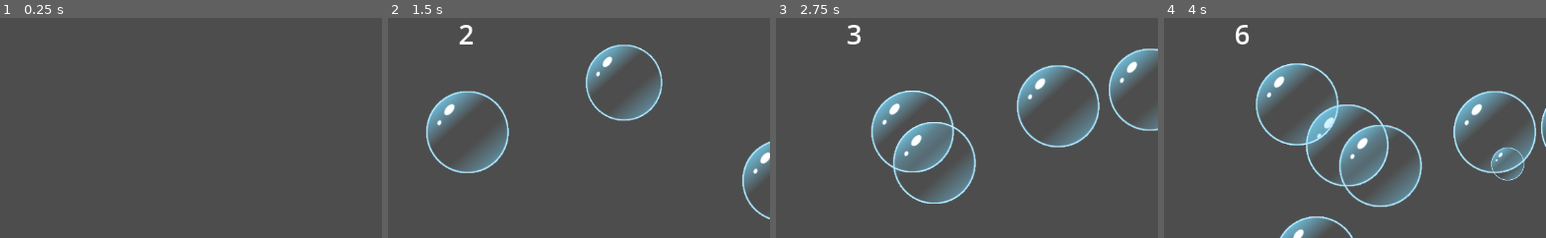
Above: before the commit, frames 1-4 (left to right).
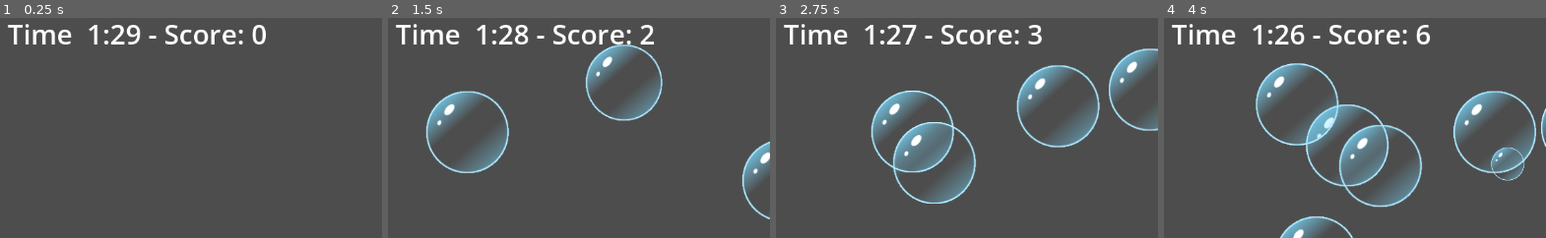
Above: after the commit, the same moments.

Repository: pkasprzyk/ggj2025
Game: Godot game, scene res://main.tscn
Same seed, same stepped clock (60 frames per second), same inputs: the game is played once before the commit and once after it.
Inputs (mouse positions are % of the whole screen's width and height, from its top left):
- Up to frame 1 (0.25 s): no input
- Up to frame 2 (1.5 s): move the mouse to (49, 80) at 0.52 s; click (49, 80) at 0.67 s; move the mouse to (23, 28) at 1.27 s; click (23, 28) at 1.42 s
- Up to frame 3 (2.75 s): move the mouse to (33, 60) at 2.02 s; click (33, 60) at 2.17 s
- Up to frame 4 (4 s): move the mouse to (58, 61) at 2.77 s; click (58, 61) at 2.92 s; move the mouse to (84, 52) at 3.52 s; click (84, 52) at 3.67 s
The pictures show only the part of the screen within x 25-75%, y 0-50%; the shares and areas given below are measured in that part.

The runs differ from the first frame. In frame 1, 2.1% of the frame differs, in the area x 2-70%, y 2-13%; in frame 2, 2.2%; in frame 3, 2.1%; in frame 4, 2.2%.

Commit message:
timer and game over

Diff:
--- a/game_state.gd
+++ b/game_state.gd
@@ -5,6 +5,7 @@
 
 
 @onready var score: int = 0
+var timer := 1.5 * 60.0
 
 var score_label: Label
 
@@ -13,7 +14,12 @@
 	print(label)
 	score_label = label
 
+func _process(delta: float) -> void:
+	timer -= delta
+	score_label.text = "Time %2d:%02d - Score: %s" % [int(timer)/60, int(timer)%60, score]
+	if timer < 0.0:
+		get_tree().paused = true
+		score_label.text += "\n GAME OVER"
 
 func increment_score(value: int) -> void:
 	score += value
-	score_label.text = "%s" % score
